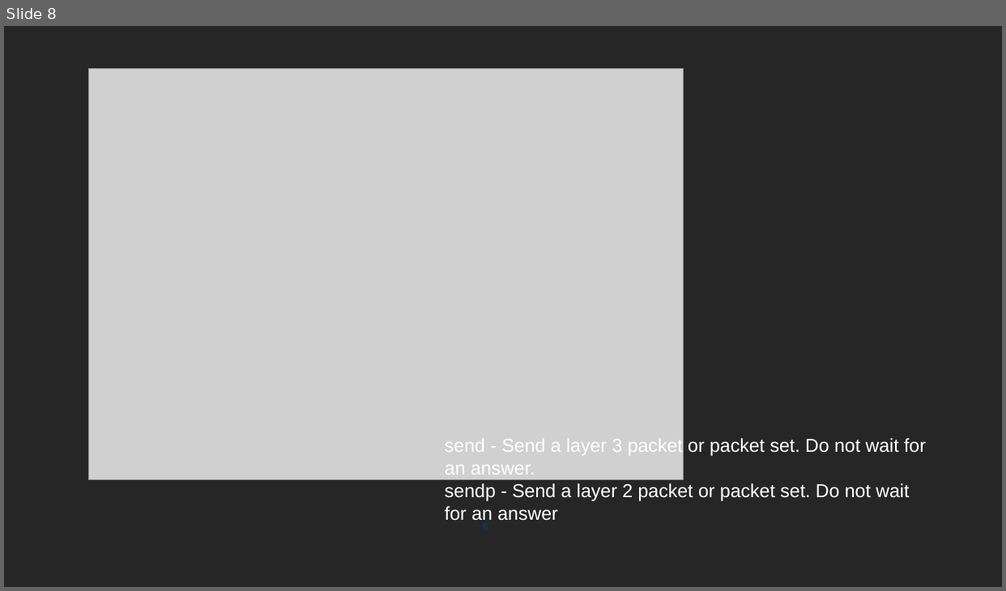
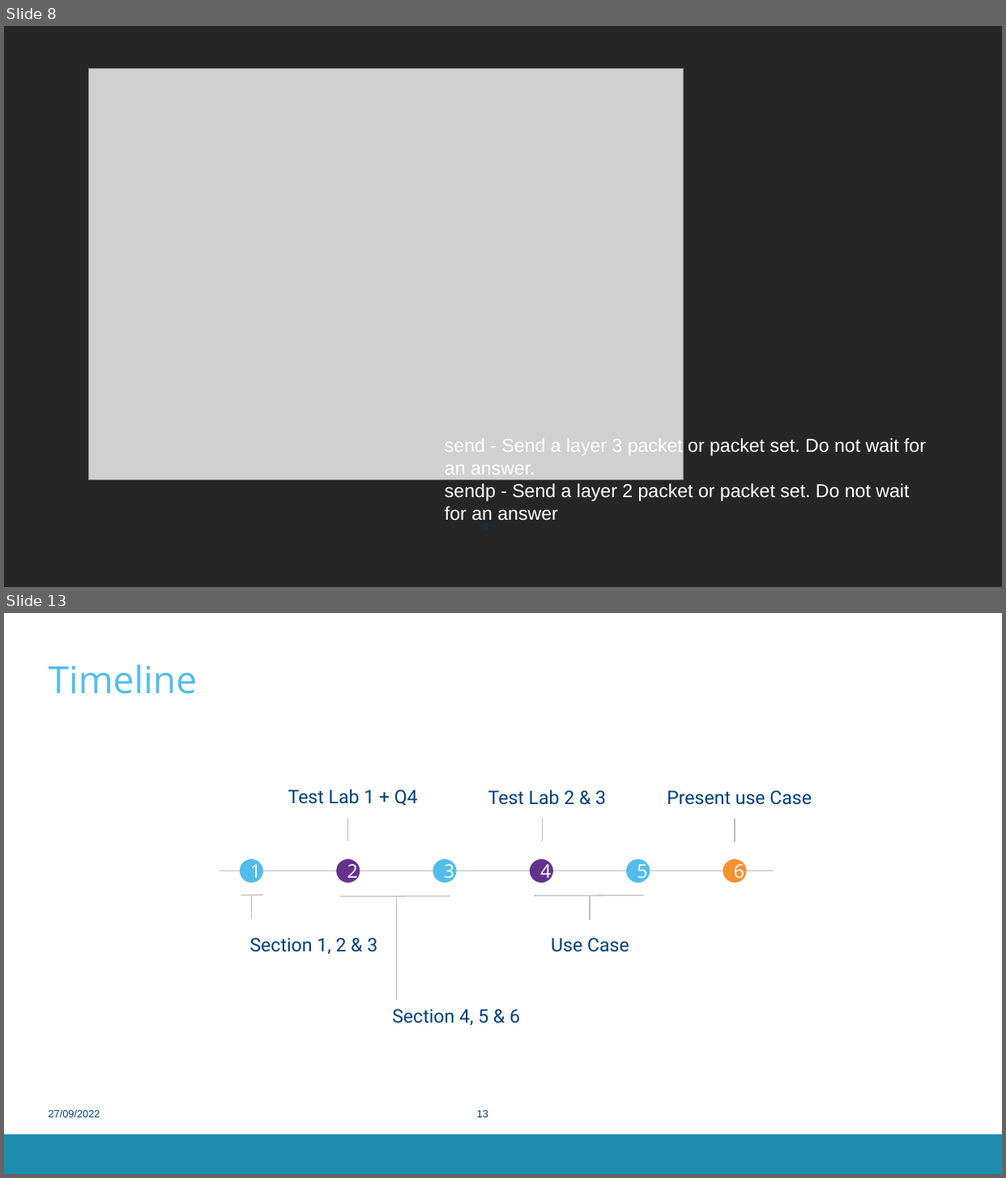
Before and after one commit to GillesC/Network-Capturing-and-Manipulation----Introduction-to-Wireshark-and-Scapy, a slide deck: presentation/slides.pptx. Shown one above the other, each under a label of ours: slide 8 before the commit, slides 8 and 13 after it; the slides between them are not shown. The pictures are 1006x591 and 1006x1178 pixels, drawn with LibreOffice and Linux fonts; fonts in the diff are those of the drawing; grey boxes stand for pictures; background and template pictures are left out. Boxes give left, top, right and bottom in pixels: in the first picture for what was removed or moved away, otherwise in the second. Text is boxed around its words. In the diff, an @@ line names an element or a change of style, - is before the commit and + after.

```diff
--- a/presentation/slides.pptx
+++ b/presentation/slides.pptx
@@ slide 13 added at (x1=4, y1=613, x2=1002, y2=1174), background #FFFFFF @@
@@ title added at (x1=49, y1=665, x2=198, y2=694), 36 pt, text #52BDEC @@
+Timeline
@@ text added at (x1=288, y1=789, x2=418, y2=806), 18 pt, text #00407A @@
+Test Lab 1 + Q4
@@ text added at (x1=488, y1=790, x2=606, y2=805), 18 pt, text #00407A @@
+Test Lab 2 & 3
@@ text added at (x1=667, y1=790, x2=812, y2=805), 18 pt, text #00407A @@
+Present use Case
@@ line added from (348, 818) to (348, 841), #BFBFBF 1 pt @@
@@ line added from (543, 818) to (543, 842), #BFBFBF 1 pt @@
@@ line added from (735, 818) to (735, 842), #BFBFBF 1 pt @@
@@ line added from (219, 871) to (774, 871), #BFBFBF 0.75 pt @@
@@ ellipse added at (x1=240, y1=859, x2=263, y2=883), fill #52BDEC, 18 pt, text #FFFFFF @@
+1
@@ ellipse added at (x1=336, y1=859, x2=360, y2=883), fill #65318F, 18 pt, text #FFFFFF @@
+2
@@ ellipse added at (x1=433, y1=859, x2=456, y2=883), fill #52BDEC, 18 pt, text #FFFFFF @@
+3
@@ ellipse added at (x1=530, y1=859, x2=552, y2=883), fill #65318F, 18 pt, text #FFFFFF @@
+4
@@ ellipse added at (x1=626, y1=859, x2=650, y2=883), fill #52BDEC, 18 pt, text #FFFFFF @@
+5
@@ ellipse added at (x1=723, y1=859, x2=747, y2=883), fill #F59231, 18 pt, text #FFFFFF @@
+6
@@ line added from (241, 895) to (263, 895), #BFBFBF 1 pt @@
@@ line added from (252, 895) to (252, 919), #BFBFBF 1 pt @@
@@ line added from (340, 897) to (450, 896), #BFBFBF 1 pt @@
@@ line added from (397, 897) to (397, 1000), #BFBFBF 1 pt @@
@@ line added from (534, 896) to (643, 895), #BFBFBF 1 pt @@
@@ line added from (590, 896) to (590, 920), #BFBFBF 1 pt @@
@@ text added at (x1=250, y1=938, x2=377, y2=954), 18 pt, text #00407A @@
+Section 1, 2 & 3
@@ text added at (x1=551, y1=938, x2=629, y2=952), 18 pt, text #00407A @@
+Use Case
@@ text added at (x1=392, y1=1009, x2=520, y2=1025), 18 pt, text #00407A @@
+Section 4, 5 & 6
@@ text added at (x1=49, y1=1110, x2=100, y2=1118), 10 pt, text #00407A @@
+27/09/2022
@@ page number added at (x1=477, y1=1110, x2=488, y2=1118), 10 pt, text #00407A @@
+13
@@ rectangle added at (x1=4, y1=1135, x2=1002, y2=1174), fill #1D8DB0 @@
```
Also in this commit, not shown: 3 slides changed, 4 other slides added, 1 slide removed.
